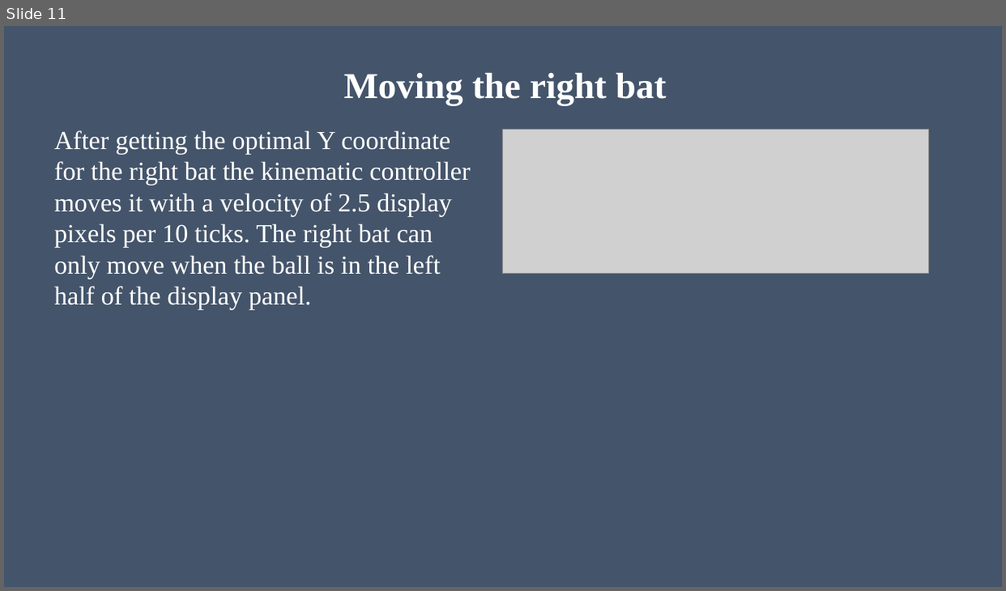
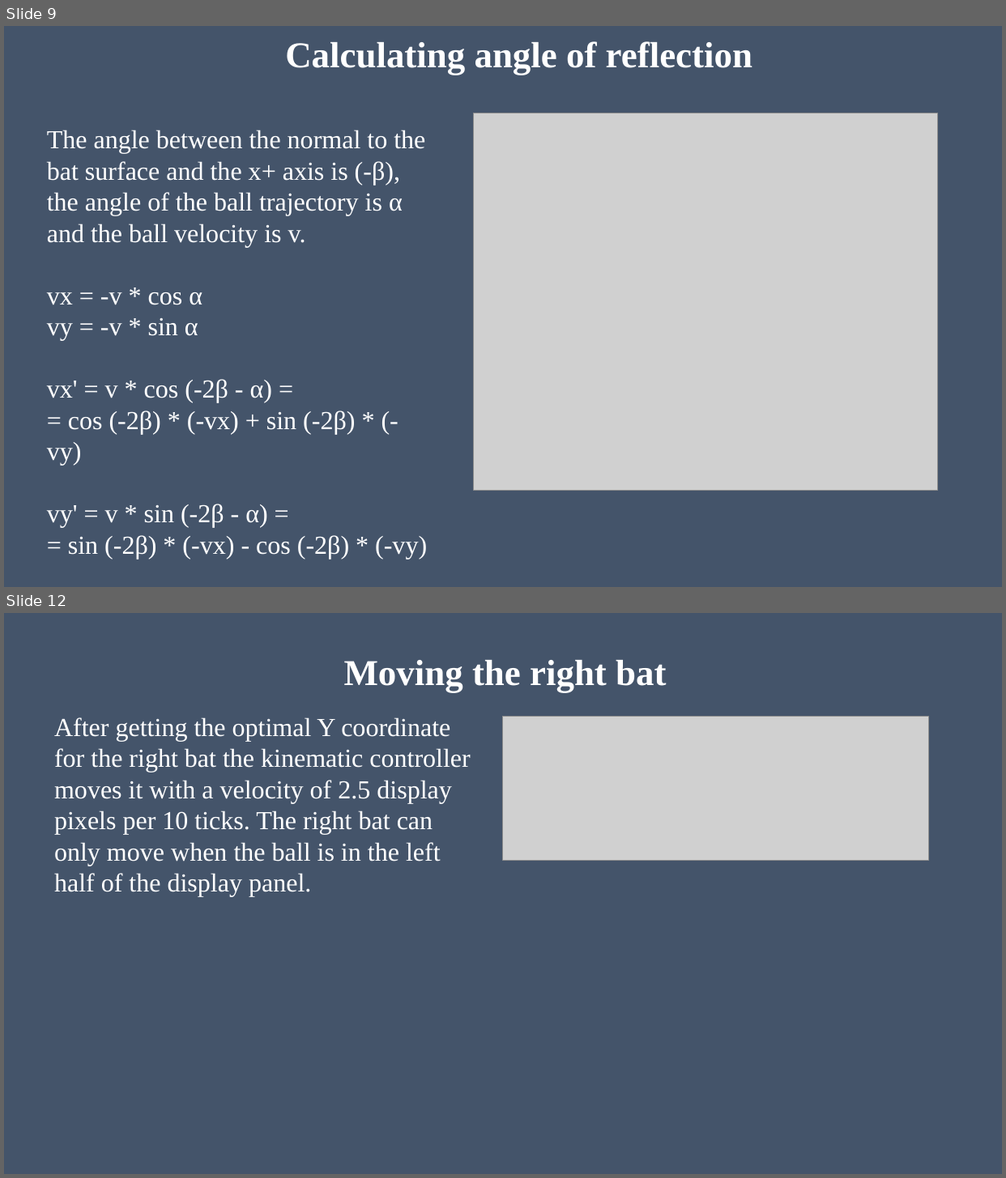
Before and after one commit to MIZINCHIK/DigitalPlatforms, a slide deck: Presentation.pptx. Shown one above the other, each under a label of ours: slide 11 before the commit, slides 9 and 12 after it; the slides between them are not shown. The pictures are 1006x591 and 1006x1178 pixels, drawn with LibreOffice and Linux fonts; fonts in the diff are those of the drawing; grey boxes stand for pictures. Boxes give left, top, right and bottom in pixels: in the first picture for what was removed or moved away, otherwise in the second. Text is boxed around its words. In the diff, an @@ line names an element or a change of style, - is before the commit and + after.

```diff
--- a/Presentation.pptx
+++ b/Presentation.pptx
@@ slide 9 added at (4,26,1002,587), background #44546A @@
@@ title added at (285,41,752,75), 35 pt, text #FFFFFF, bold @@
+Calculating angle of reflection
@@ picture added at (473,113,938,490) @@
@@ text added at (47,130,427,559), 25 pt, text #FFFFFF @@
+The angle between the normal to the bat surface and the x+ axis is (-β), the angle of the ball trajectory is α and the ball velocity is v.
+vx = -v * cos α
+vy = -v * sin α
+vx' = v * cos (-2β - α) =
+= cos (-2β) * (-vx) + sin (-2β) * (-vy)
+vy' = v * sin (-2β - α) =
+= sin (-2β) * (-vx) - cos (-2β) * (-vy)
@@ what was slide 11 is now slide 12 @@
```
Also in this commit, not shown: 1 slide changed, 4 other slides added, 4 slides removed.
